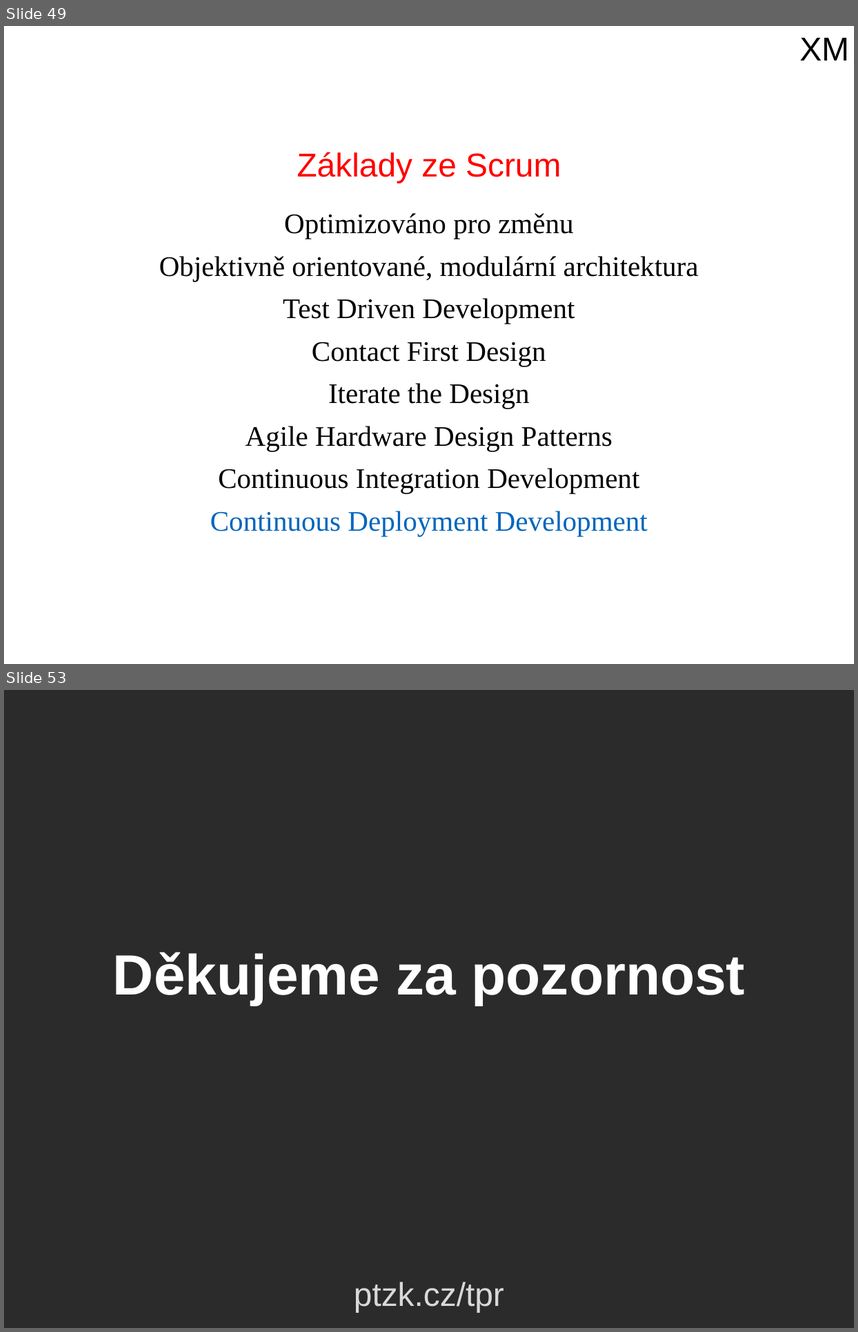
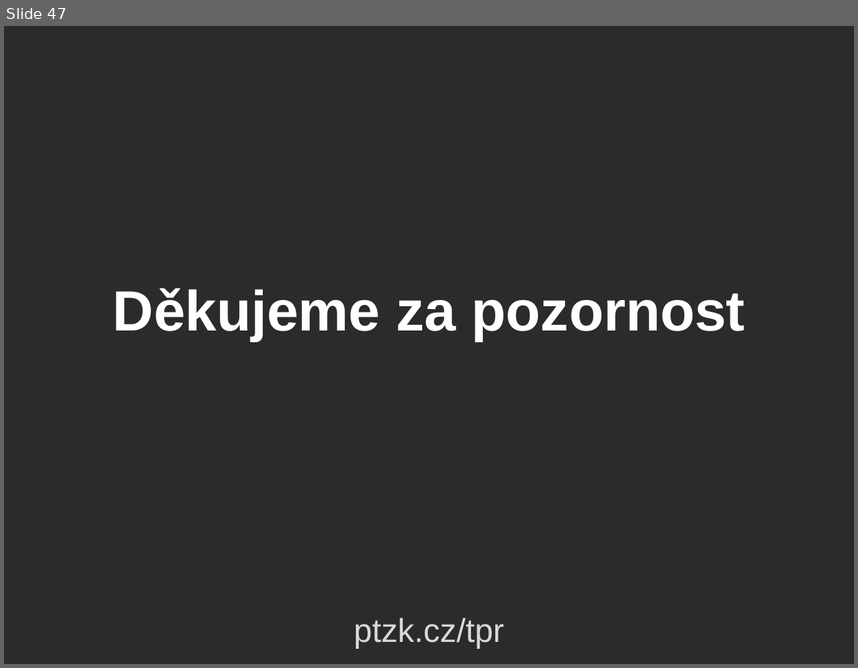
Before and after one commit to ZiipSi/tpr, a slide deck: source/files/prezentace_sem.pptx. Shown one above the other, each under a label of ours: slides 49 and 53 before the commit, slide 47 after it; the slides between them are not shown. The pictures are 858x1332 and 858x668 pixels, drawn with LibreOffice and Linux fonts; fonts in the diff are those of the drawing; background and template pictures are left out; a plain dark background stands for a picture behind light text. Boxes give left, top, right and bottom in pixels: in the first picture for what was removed or moved away, otherwise in the second. Text is boxed around its words. In the diff, an @@ line names an element or a change of style, - is before the commit and + after.

Commit message:
upravená seminární prezentace, scrum jen na jeden slide, napsány principy

```diff
--- a/source/files/prezentace_sem.pptx
+++ b/source/files/prezentace_sem.pptx
@@ slide 49 removed at box(4, 26, 854, 664), background #FFFFFF @@
@@ text removed at box(800, 38, 849, 60) @@
-XM
@@ text removed at box(297, 152, 561, 183) @@
-Základy ze Scrum
@@ text removed at box(159, 213, 699, 535) @@
-Optimizováno pro změnu
-Objektivně orientované, modulární architektura
-Test Driven Development
-Contact First Design
-Iterate the Design
-Agile Hardware Design Patterns
-Continuous Integration Development
-Continuous Deployment Development
@@ what was slide 53 is now slide 47 @@
```
Also in this commit, not shown: 9 slides changed, 2 slides added, 7 other slides removed, 1 other file.
